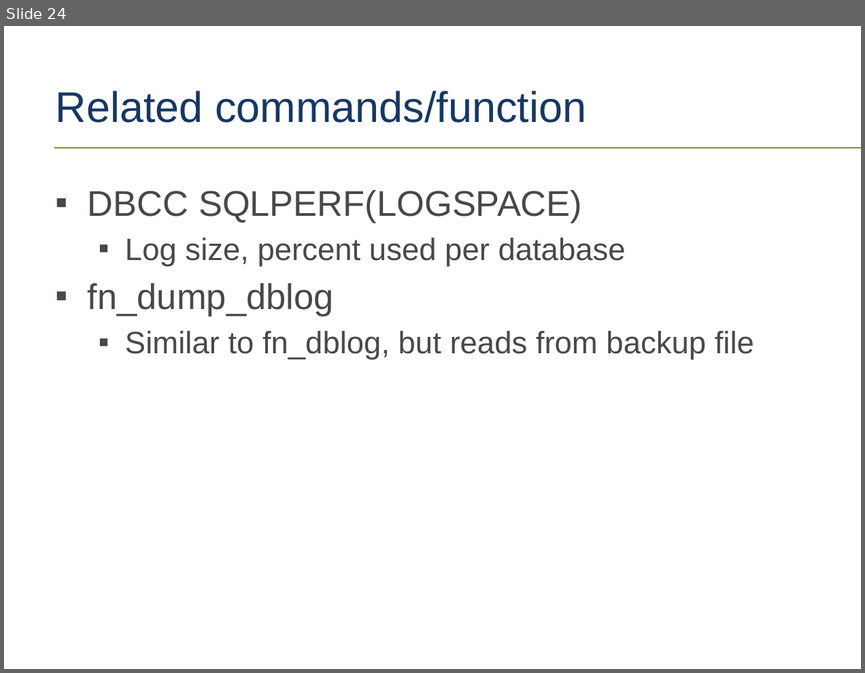
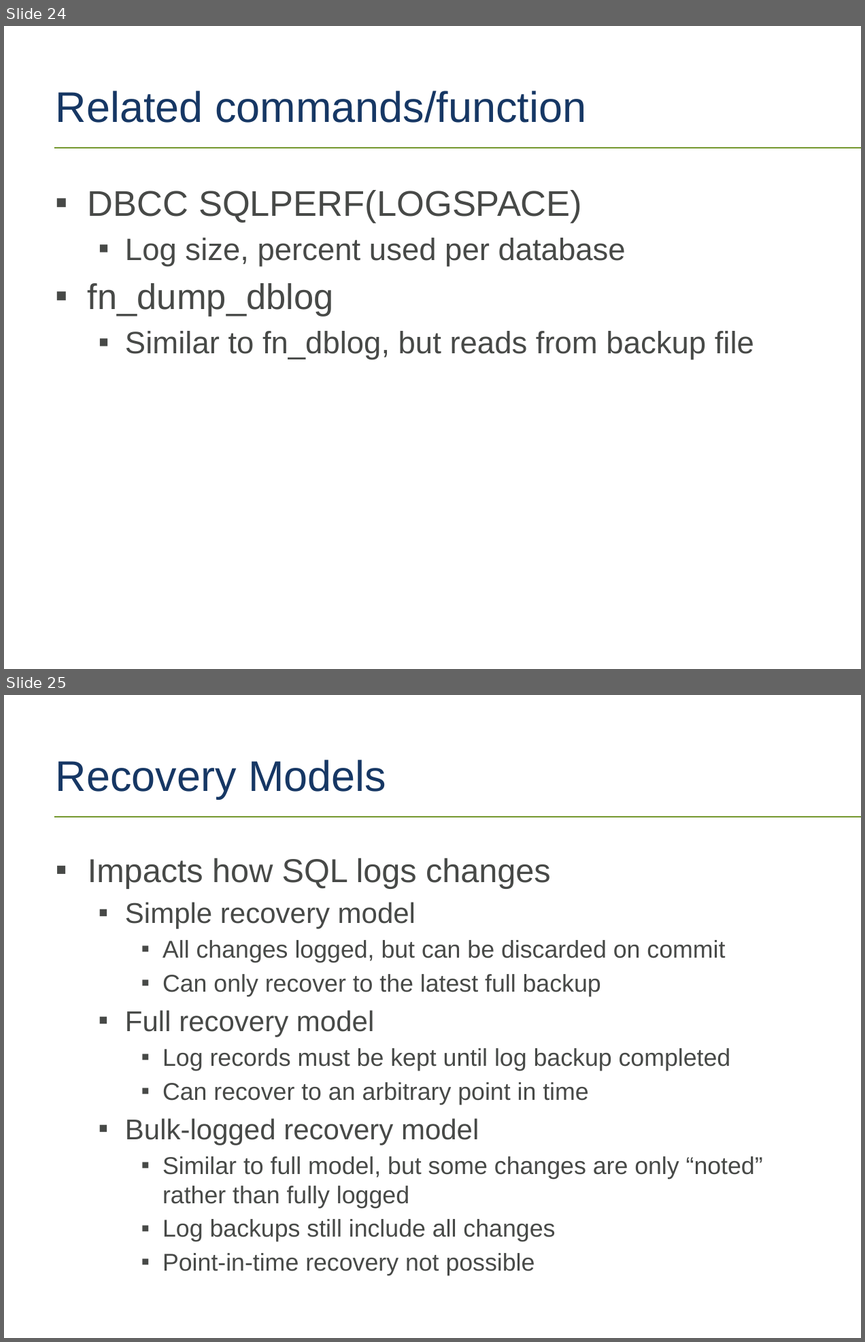
Before and after one commit to tf3604/LogFilePresentation, a slide deck: TransactionLog.pptx. Shown one above the other, each under a label of ours: slide 24 before the commit, slides 24 and 25 after it. The pictures are 865x673 and 865x1342 pixels, drawn with LibreOffice and Linux fonts; fonts in the diff are those of the drawing; background and template pictures are left out. Boxes give left, top, right and bottom in pixels: in the first picture for what was removed or moved away, otherwise in the second. Text is boxed around its words. In the diff, an @@ line names an element or a change of style, - is before the commit and + after.

Commit message:
Recovery models.

```diff
--- a/TransactionLog.pptx
+++ b/TransactionLog.pptx
@@ slide 25 added at bbox=[4, 695, 861, 1338], background #FFFFFF; not listed: 1 template element that a slide beside it also shows @@
@@ title added at bbox=[56, 760, 386, 799], 36 pt, text #163764 @@
+Recovery Models
@@ text added at bbox=[88, 858, 763, 1276], 20.4 pt, text #474947 @@
+▪ Impacts how SQL logs changes
+  ▪ Simple recovery model
+    ▪ All changes logged, but can be discarded on commit
+    ▪ Can only recover to the latest full backup
+  ▪ Full recovery model
+    ▪ Log records must be kept until log backup completed
+    ▪ Can recover to an arbitrary point in time
+  ▪ Bulk-logged recovery model
+    ▪ Similar to full model, but some changes are only “noted” rather than fully logged
+    ▪ Log backups still include all changes
+    ▪ Point-in-time recovery not possible
```
